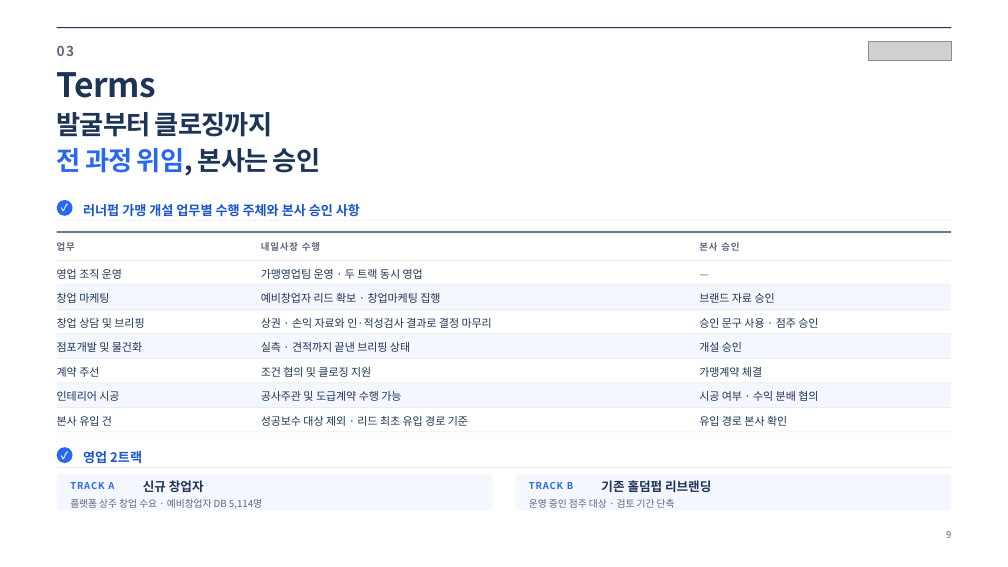
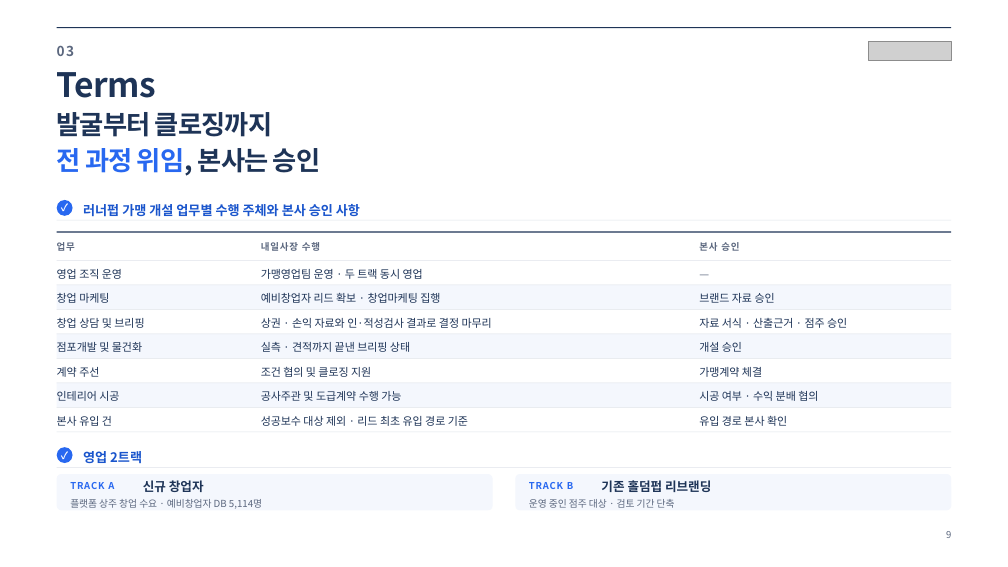
Before and after one commit to jyjzzjtube-pixel/onewillco-meeting-2026, a slide deck: slide 9 of runnerpub-proposal/runnerpub_proposal_naeilsajang.pptx. Drawn at 1008x567 pixels with LibreOffice and Linux fonts; fonts in the diff are those of the drawing; grey boxes stand for pictures. Boxes give left, top, right and bottom in pixels: in the first picture for what was removed or moved away, otherwise in the second. Text is boxed around its words. In the diff, an @@ line names an element or a change of style, - is before the commit and + after.

```diff
--- a/runnerpub-proposal/runnerpub_proposal_naeilsajang.pptx
+++ b/runnerpub-proposal/runnerpub_proposal_naeilsajang.pptx
@@ text at box(699, 318, 847, 328): text changed @@
-승인 문구 사용 · 점주 승인
+자료 서식 · 산출근거 · 점주 승인
```
Also in this commit, not shown: 5 other slides changed, 5 other files.
